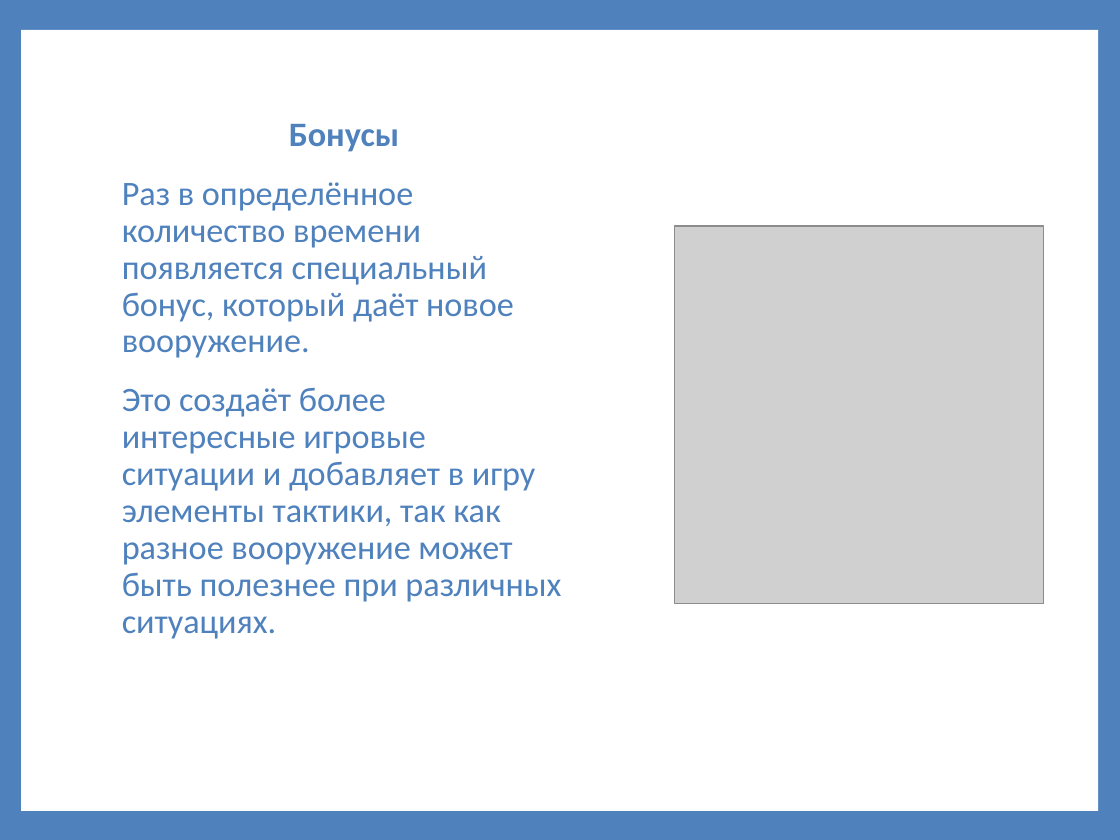
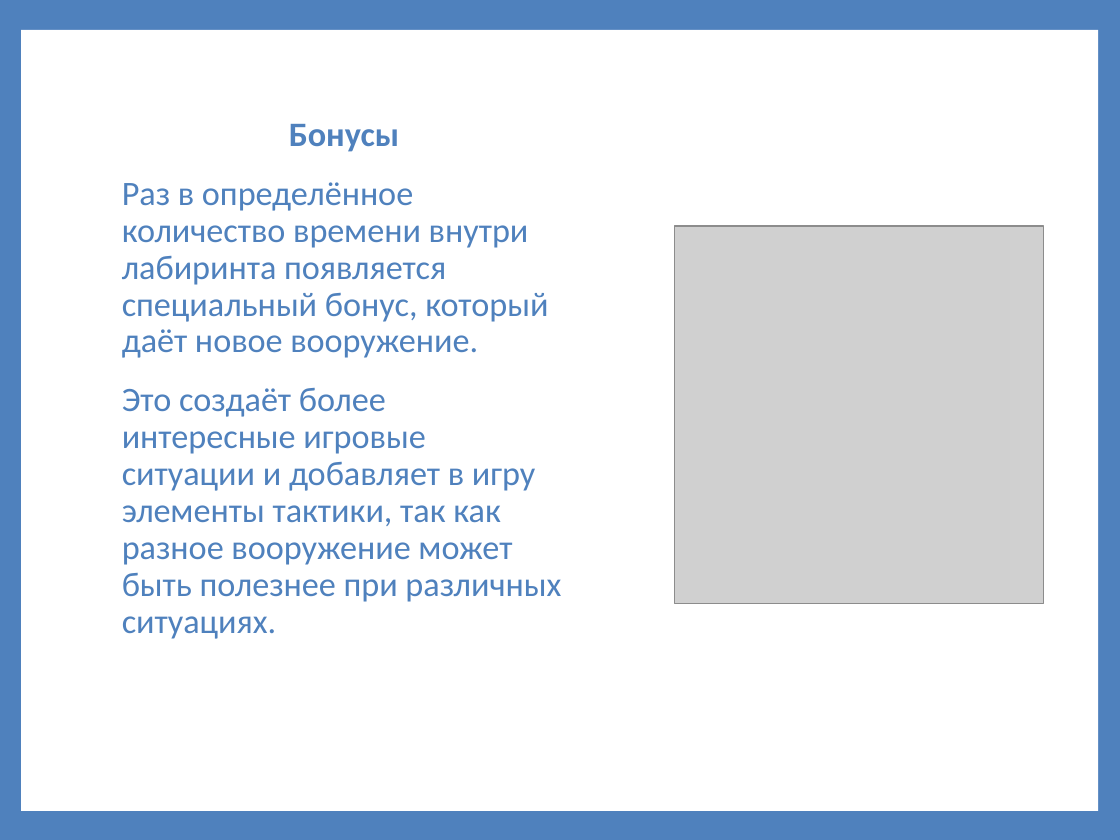
Before and after one commit to prog-kkkmt/pdp-p2-16, a slide deck: slide 9 of Презентация Братцев.pptx. Drawn at 1120x840 pixels with LibreOffice and Linux fonts; fonts in the diff are those of the drawing; grey boxes stand for pictures. Boxes give left, top, right and bottom in pixels: in the first picture for what was removed or moved away, otherwise in the second. Text is boxed around its words. In the diff, an @@ line names an element or a change of style, - is before the commit and + after.

```diff
--- a/Презентация Братцев.pptx
+++ b/Презентация Братцев.pptx
@@ text at (122, 182, 548, 358): text changed @@
-Раз в определённое количество времени появляется специальный бонус, который даёт новое вооружение.
+Раз в определённое количество времени внутри лабиринта появляется специальный бонус, который даёт новое вооружение.
```
Also in this commit, not shown: 2 other slides changed, 1 other file.
